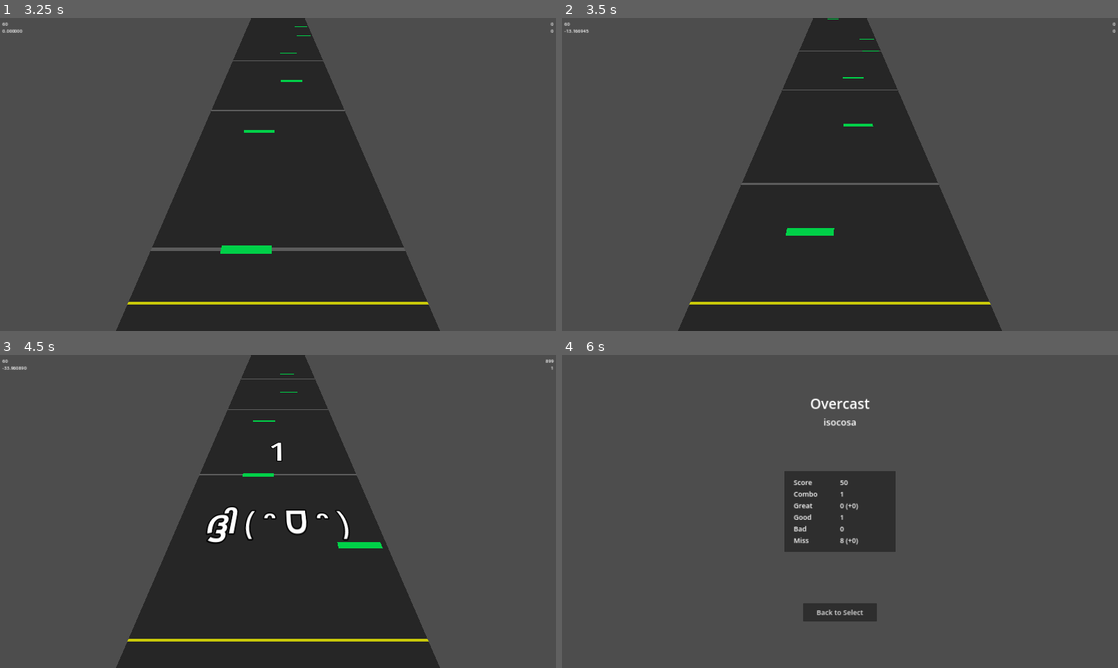
Above: before the commit, frames 1-4 (two rows, left to right).
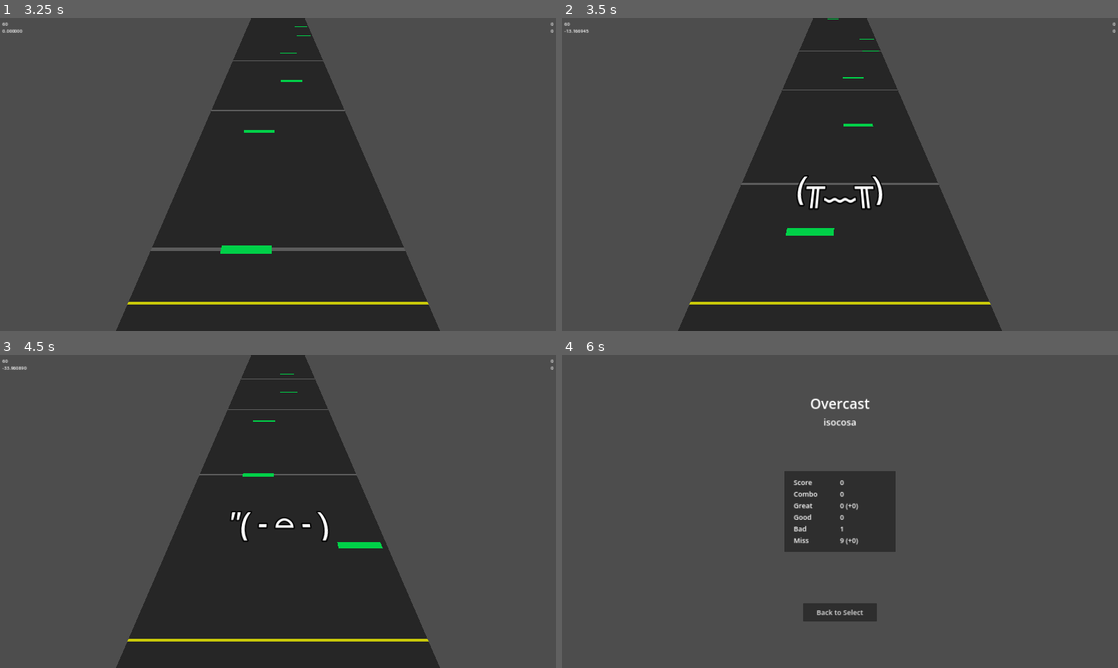
Above: after the commit, the same moments.

Repository: bonjorno7/ExampleRhythmGame
Game: Godot game, scene res://scenes/menu.tscn
Same seed, same stepped clock (60 frames per second), same inputs: the game is played once before the commit and once after it. Sound files missing from this copy of the repository are replaced by a short silence.
Inputs:
- Up to frame 1 (3.25 s): click "Select" at 0.5 s; click "Overcast" at 1.25 s; tap Enter at 2 s; tap D (button_1) at 2.1 s; tap F (button_2) at 2.85 s
- Up to frame 2 (3.5 s): no input
- Up to frame 3 (4.5 s): tap J (button_3) at 3.6 s; tap K (button_4) at 4.35 s
- Up to frame 4 (6 s): hold Q (change_camera) 5.03-5.78 s; tap D (button_1) at 5.85 s

Frame 1 is identical in both runs. In frame 2, 0.6% of the frame differs, in the area x 42-58%, y 50-62%; in frame 3, 1.1%, in the area x 37-100%, y 1-61%; in frame 4, less than 0.1%.

Commit message:
Tighten timing windows
This will make it easier to tell if your offset needs adjusting.

Diff:
--- a/nodes/game_state.gd
+++ b/nodes/game_state.gd
@@ -1,9 +1,9 @@
 ## Autoload GameState
 extends Node
 
-const TIME_GREAT: float = 0.050
-const TIME_GOOD: float = 0.100
-const TIME_BAD: float = 0.200
+const TIME_GREAT: float = 0.025
+const TIME_GOOD: float = 0.050
+const TIME_BAD: float = 0.100
 
 var fullscreen: bool = false
 var volume: float = 0.5
